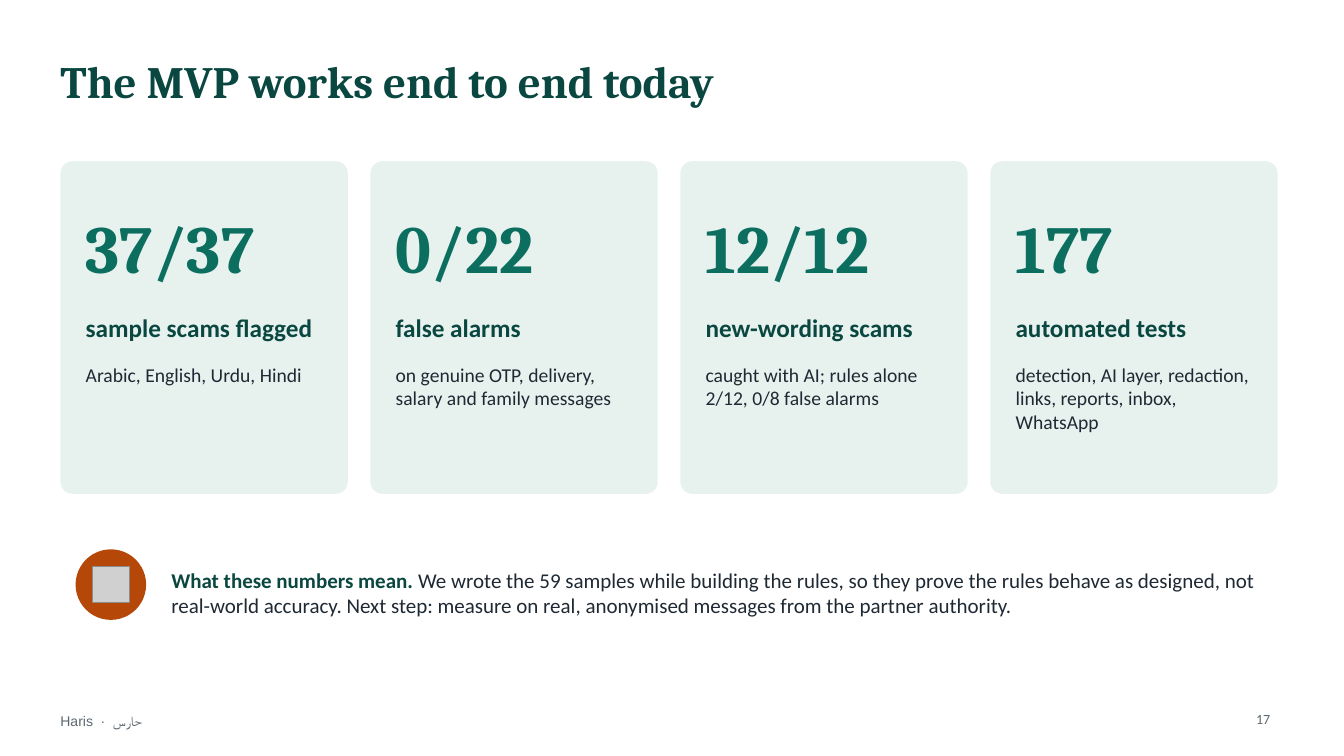
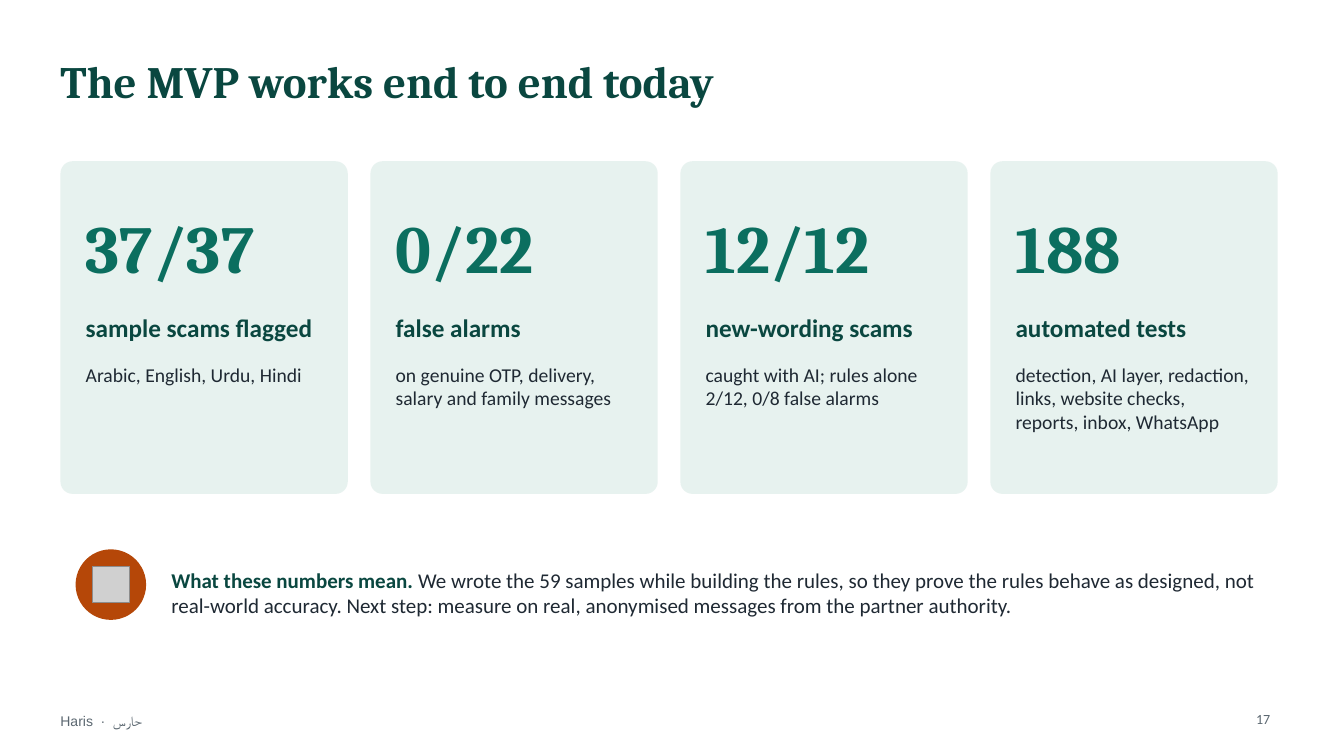
Before and after one commit to mohamedtorky2022/Haris, a slide deck: slide 17 of docs/Haris-presentation.pptx. Drawn at 1344x756 pixels with LibreOffice and Linux fonts; fonts in the diff are those of the drawing; grey boxes stand for pictures. Boxes give left, top, right and bottom in pixels: in the first picture for what was removed or moved away, otherwise in the second. Text is boxed around its words. In the diff, an @@ line names an element or a change of style, - is before the commit and + after.

```diff
--- a/docs/Haris-presentation.pptx
+++ b/docs/Haris-presentation.pptx
@@ text at <box>1016,227,1121,274</box>: text changed @@
-177
+188
@@ text at <box>1016,368,1249,432</box>: text changed @@
-detection, AI layer, redaction, links, reports, inbox, WhatsApp
+detection, AI layer, redaction, links, website checks, reports, inbox, WhatsApp
```
Also in this commit, not shown: 3 other slides changed, 26 other files.
